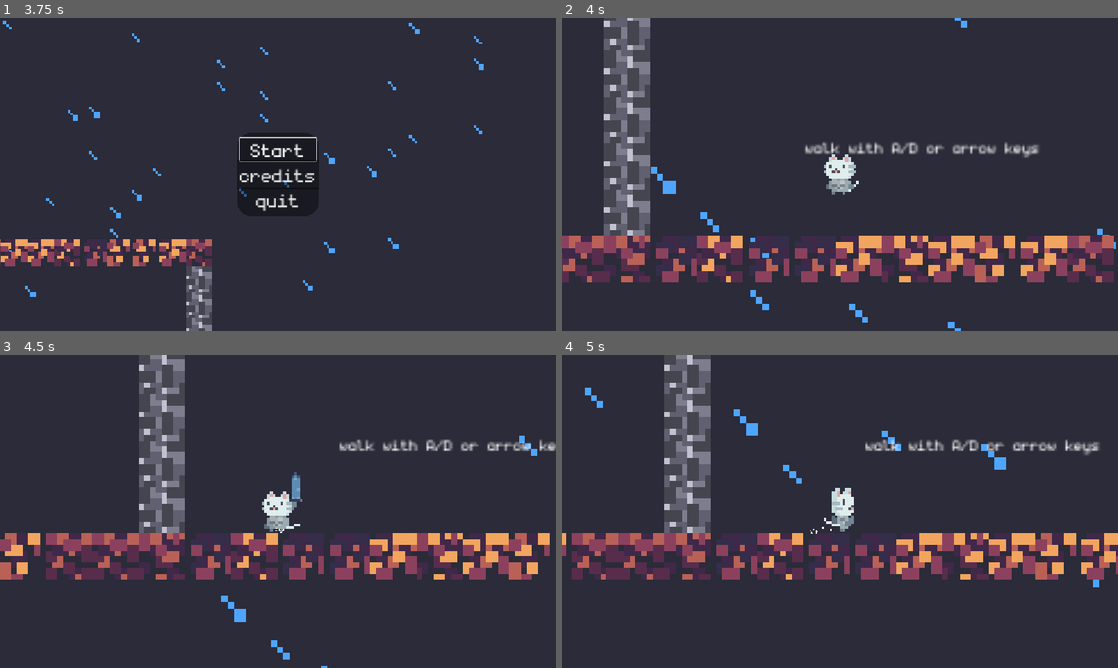
Above: before the commit, frames 1-4 (two rows, left to right).
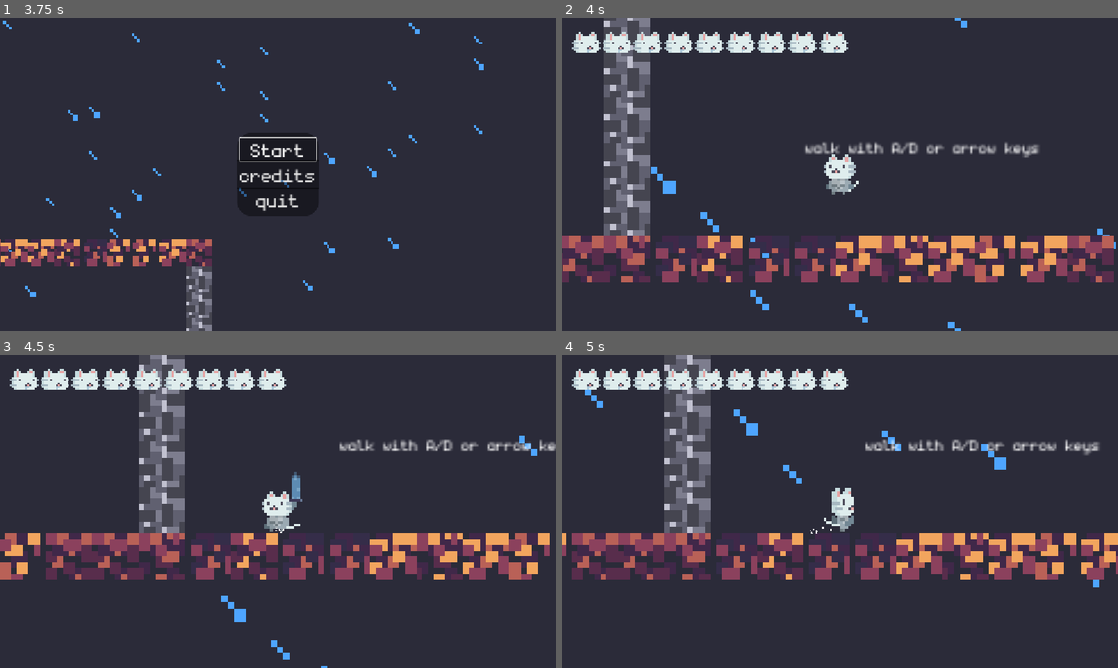
Above: after the commit, the same moments.

Repository: omnimistic/milk-overdose
Game: Godot game, scene res://scenes/main_menu.tscn
The game is run twice, just before and just after one commit, with the same random seed, the same clock (stepped at 60 frames per second) and the same inputs.
Inputs (mouse positions are in pixels of both pictures, inside the frame that each line leads up to):
- Up to frame 1 (3.75 s): click "Start" at 0.5 s; click "Start" at 1.25 s; tap Enter (ui_accept) at 2, 2.27, 3.02 s; move the mouse to (400, 158) at 2.02 s; hold Right (ui_right) 2.03-3.53 s; tap X (attack) at 2.1 s; click (400, 158) at 2.17 s; move the mouse to (166, 190) at 2.77 s; tap F (tele_attack) at 2.85 s; move the mouse to (333, 105) at 3.52 s; hold Left (ui_left) from 3.53 s (still down); tap Alt at 3.6 s
- Up to frame 2 (4 s): keep holding Left (ui_left)
- Up to frame 3 (4.5 s): tap X (attack) at 4.25 s; move the mouse to (250, 574) at 4.27 s; release Left (ui_left) at 4.28 s; hold Right (ui_right) from 4.28 s (still down); tap Shift at 4.35 s; click (250, 574) at 4.42 s
- Up to frame 4 (5 s): keep holding Right (ui_right); tap Enter (ui_accept) at 4.52 s

Frame 1 is identical in both runs. In frame 2, 2.3% of the frame differs, in the area x 1-52%, y 4-12%; in frame 3, 2.3%; in frame 4, 2.3%.

Commit message:
added health bar

Diff:
--- a/scenes/player.tscn
+++ b/scenes/player.tscn
@@ -13,6 +13,7 @@
 [ext_resource type="Texture2D" uid="uid://b6vj4wd1rqrac" path="res://assets/sprites/circle_filled.png" id="11_d2wvv"]
 [ext_resource type="AudioStream" uid="uid://dtgkr1ebmfyvi" path="res://assets/audio/sfx_step_grass_r.wav" id="12_jej6c"]
 [ext_resource type="AudioStream" uid="uid://boledprwhvdha" path="res://assets/audio/PowerUp1.wav" id="13_f1ej7"]
+[ext_resource type="Texture2D" uid="uid://dbhhyuun5juo6" path="res://assets/sprites/hp_bar.png" id="14_4r5pv"]
 [ext_resource type="Script" uid="uid://buu35gobam28q" path="res://scripts/touch_controls.gd" id="14_fulsm"]
 [ext_resource type="Texture2D" uid="uid://c8lgp1xttifqy" path="res://assets/icons/direction_left.svg" id="14_qfm1y"]
 [ext_resource type="Texture2D" uid="uid://biby2irvfmlbp" path="res://assets/icons/direction_right.svg" id="15_fulsm"]
@@ -674,6 +675,10 @@
 radius = 2.0
 height = 12.0
 
+[sub_resource type="CapsuleShape2D" id="CapsuleShape2D_h74sx"]
+radius = 3.0000002
+height = 16.0
+
 [sub_resource type="StyleBoxFlat" id="StyleBoxFlat_jej6c"]
 draw_center = false
 border_width_left = 4
@@ -685,10 +690,6 @@
 corner_radius_bottom_right = 1000
 corner_radius_bottom_left = 1000
 
-[sub_resource type="CapsuleShape2D" id="CapsuleShape2D_h74sx"]
-radius = 3.0000002
-height = 16.0
-
 [sub_resource type="CircleShape2D" id="CircleShape2D_ej02t"]
 radius = 49.0
 
@@ -748,6 +749,25 @@
 position = Vector2(16, 2)
 rotation = 1.5707964
 shape = SubResource("CapsuleShape2D_sg1tp")
+
+[node name="hit_box" type="Area2D" parent="." unique_id=1505123072]
+
+[node name="CollisionShape2D" type="CollisionShape2D" parent="hit_box" unique_id=175057664]
+position = Vector2(15, 2)
+rotation = 1.5707964
+shape = SubResource("CapsuleShape2D_h74sx")
+disabled = true
+
+[node name="footsteps" type="AudioStreamPlayer2D" parent="." unique_id=1333223860]
+stream = ExtResource("12_jej6c")
+volume_db = 6.0
+
+[node name="hurt" type="AudioStreamPlayer2D" parent="." unique_id=476334249]
+
+[node name="jump" type="AudioStreamPlayer2D" parent="." unique_id=1533873096]
+
+[node name="tele" type="AudioStreamPlayer2D" parent="." unique_id=179245172]
+stream = ExtResource("13_f1ej7")
 
 [node name="HUD" type="CanvasLayer" parent="." unique_id=659958833]
 
@@ -798,24 +818,63 @@
 grow_vertical = 2
 color = Color(0, 0, 0, 1)
 
-[node name="hit_box" type="Area2D" parent="." unique_id=1505123072]
-
-[node name="CollisionShape2D" type="CollisionShape2D" parent="hit_box" unique_id=175057664]
-position = Vector2(15, 2)
-rotation = 1.5707964
-shape = SubResource("CapsuleShape2D_h74sx")
-disabled = true
-
-[node name="footsteps" type="AudioStreamPlayer2D" parent="." unique_id=1333223860]
-stream = ExtResource("12_jej6c")
-volume_db = 6.0
-
-[node name="hurt" type="AudioStreamPlayer2D" parent="." unique_id=476334249]
-
-[node name="jump" type="AudioStreamPlayer2D" parent="." unique_id=1533873096]
-
-[node name="tele" type="AudioStreamPlayer2D" parent="." unique_id=179245172]
-stream = ExtResource("13_f1ej7")
+[node name="healthbar" type="Node2D" parent="HUD" unique_id=429649935]
+position = Vector2(48, 49)
+scale = Vector2(4, 4)
+metadata/_edit_group_ = true
+
+[node name="hp" type="Sprite2D" parent="HUD/healthbar" unique_id=1151794038]
+texture_filter = 1
+texture = ExtResource("14_4r5pv")
+vframes = 3
+
+[node name="hp2" type="Sprite2D" parent="HUD/healthbar" unique_id=232283139]
+texture_filter = 1
+position = Vector2(16, 0)
+texture = ExtResource("14_4r5pv")
+vframes = 3
+
+[node name="hp3" type="Sprite2D" parent="HUD/healthbar" unique_id=469019616]
+texture_filter = 1
+position = Vector2(32, 0)
+texture = ExtResource("14_4r5pv")
+vframes = 3
+
+[node name="hp4" type="Sprite2D" parent="HUD/healthbar" unique_id=1927673344]
+texture_filter = 1
+position = Vector2(48, 0)
+texture = ExtResource("14_4r5pv")
+vframes = 3
+
+[node name="hp5" type="Sprite2D" parent="HUD/healthbar" unique_id=1984016938]
+texture_filter = 1
+position = Vector2(64, 0)
+texture = ExtResource("14_4r5pv")
+vframes = 3
+
+[node name="hp6" type="Sprite2D" parent="HUD/healthbar" unique_id=981415870]
+texture_filter = 1
+position = Vector2(80, 0)
+texture = ExtResource("14_4r5pv")
+vframes = 3
+
+[node name="hp7" type="Sprite2D" parent="HUD/healthbar" unique_id=1418464559]
+texture_filter = 1
+position = Vector2(96, 0)
+texture = ExtResource("14_4r5pv")
+vframes = 3
+
+[node name="hp8" type="Sprite2D" parent="HUD/healthbar" unique_id=1070795345]
+texture_filter = 1
+position = Vector2(112, 0)
+texture = ExtResource("14_4r5pv")
+vframes = 3
+
+[node name="hp9" type="Sprite2D" parent="HUD/healthbar" unique_id=1062623474]
+texture_filter = 1
+position = Vector2(128, 0)
+texture = ExtResource("14_4r5pv")
+vframes = 3
 
 [node name="touch_controls" type="CanvasLayer" parent="." unique_id=661027]
 script = ExtResource("14_fulsm")
--- a/scripts/player.gd
+++ b/scripts/player.gd
@@ -90,6 +90,8 @@
 
 	if player_hitbox_col:
 		player_hitbox_rest_pos = player_hitbox_col.position
+
+	update_health_bar()
 
 func _process(delta: float) -> void:
 	if cam_shake_strength > 0:
@@ -322,6 +324,7 @@
 
 func take_damage(amount: int, knockback: Vector2 = Vector2.ZERO) -> void:
 	hp -= amount
+	update_health_bar()
 	flash_color = Color(5.0, 0.0, 0.0, 1.0)
 	flash_timer = 0.2
 	$Sprite2D.scale = Vector2(1.5, 0.5)
@@ -336,6 +339,23 @@
 		die_from_fall()
 
 
+func update_health_bar() -> void:
+	var target_frame:int = 0
+
+	if hp > 6:
+		target_frame = 0
+	elif hp > 3:
+		target_frame = 1
+	else:
+		target_frame = 2
+
+	var lives = $HUD/healthbar.get_children()
+
+	for i in range(lives.size()):
+		lives[i].frame = target_frame
+		lives[i].visible = i < hp
+
+
 func _on_hit_box_body_entered(body: Node2D) -> void:
 	if body.has_method("receive_damage"):
 		body.receive_damage()
Binary file added: assets/sprites/hp_bar.png
Not shown, added: assets/sprites/hp_bar.png.import
